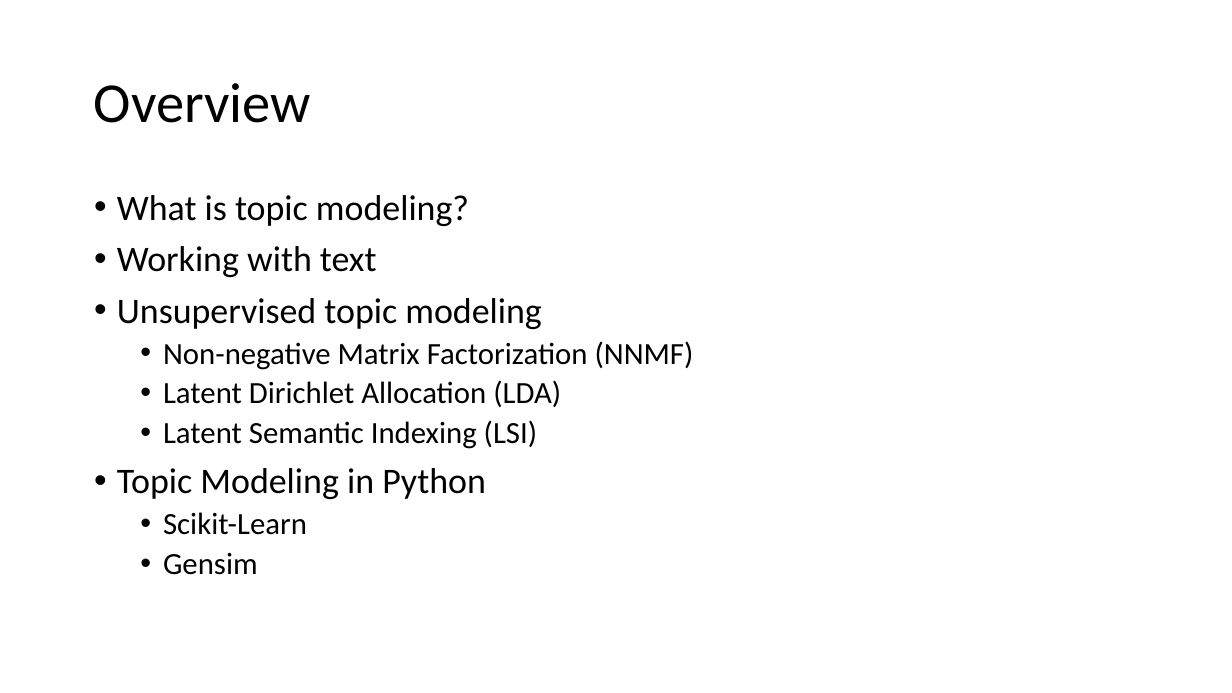
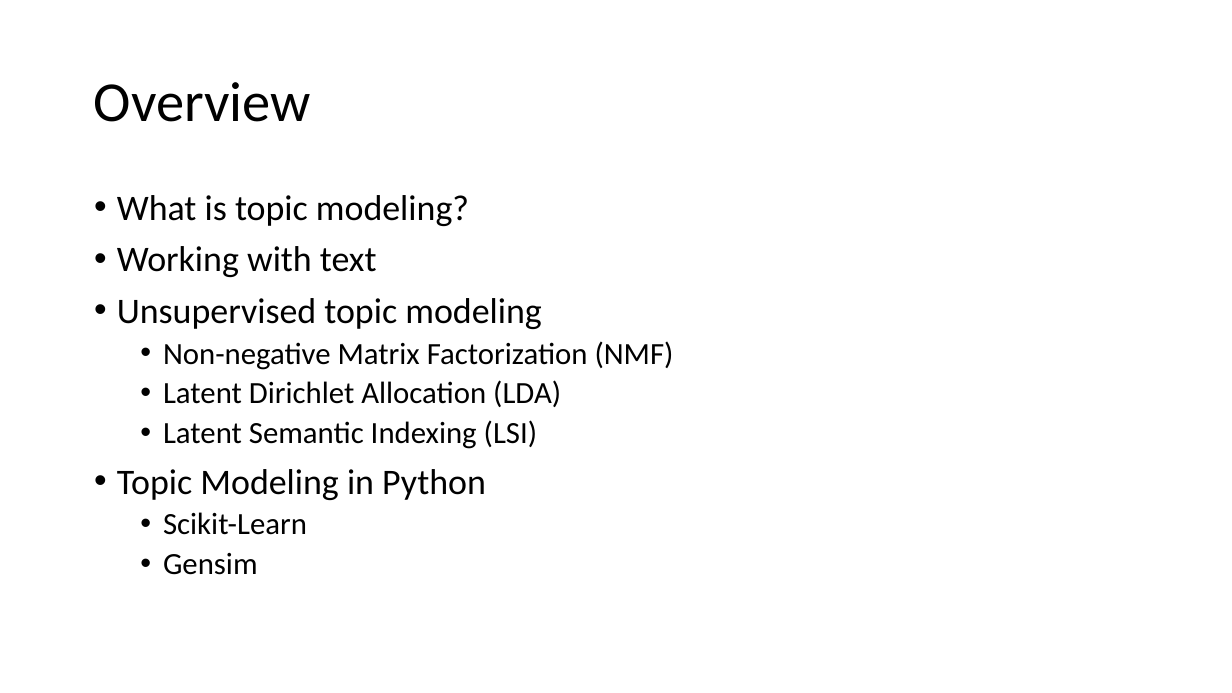
Before and after one commit to nuitrcs/topic-modeling-workshop, a slide deck: slide 2 of topic-model-slides.pptx. Drawn at 1232x693 pixels with LibreOffice and Linux fonts; fonts in the diff are those of the drawing. Boxes give left, top, right and bottom in pixels: in the first picture for what was removed or moved away, otherwise in the second. Text is boxed around its words. In the diff, an @@ line names an element or a change of style, - is before the commit and + after.

Commit message:
Fix typos in slides.

```diff
--- a/topic-model-slides.pptx
+++ b/topic-model-slides.pptx
@@ text at bbox=[163, 341, 674, 370]: text changed @@
-  • Non-negative Matrix Factorization (NNMF)
+  • Non-negative Matrix Factorization (NMF)
```
Also in this commit, not shown: 4 other slides changed.
